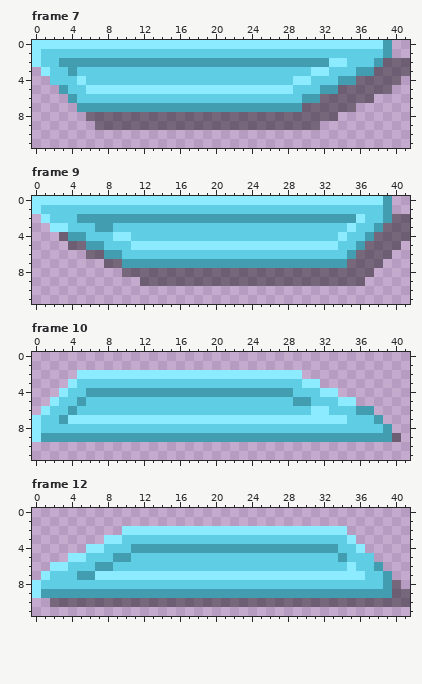
One commit to this pixel-art file: OneVersusOne/Sprites/Goal05.aseprite. The first picture shows the starting point.
42x12 pixels, 12 frames. Shown: frame 7, frame 9, frame 10, frame 12. The commit also changed other frames, which this record leaves out.
After the commit:
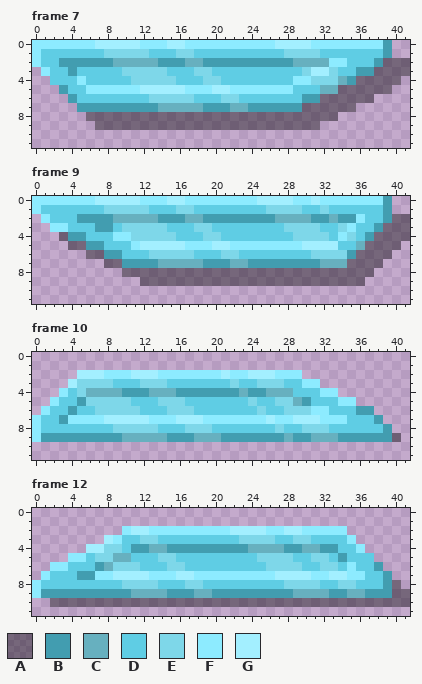
Palette (. is transparent): A #00000065  B #429db0  C #67b0bf  D #5fcde4  E #7ed7e9  F #8debff  G #a3efff
What changed:
Frame 7, layer "Ice":
y 0: x 7..11 FFFFF -> GGGGG; x 15..16 FF -> GG; x 27..30 FFFF -> GGGG
y 1: x 8..12 DDDDD -> EEEEE; x 16..17 DD -> EE; x 28..31 DDDD -> EEEE
y 2: x 9..13 BBBBB -> CCCCC; x 17..18 BB -> CC; x 29..32 BBBB -> CCCC
y 3: x 10..14 DDDDD -> EEEEE; x 18..19 DD -> EE; x 30..33 DFFD -> EGGE
y 4: x 11..15 DDDDD -> EEEEE; x 19..20 DD -> EE; x 31..34 DDDB -> EEEC
y 5: x 12..16 FFFFF -> GGGGG; x 20..21 FF -> GG; x 32..33 BB -> CC
y 6: x 13..17 DDDDD -> EEEEE; x 21..22 DD -> EE
y 7: x 14..18 BBBBB -> CCCCC; x 22..23 BB -> CC
Frame 9, layer "Ice":
y 0: x 7..11 FFFFF -> GGGGG; x 15..16 FF -> GG; x 25..28 FFFF -> GGGG; x 31 F -> G
y 1: x 8..12 DDDDD -> EEEEE; x 16..17 DD -> EE; x 26..29 DDDD -> EEEE; x 32 D -> E
y 2: x 9..13 BBBBB -> CCCCC; x 17..18 BB -> CC; x 27..30 BBBB -> CCCC; x 33 B -> C
y 3: x 10..14 DDDDD -> EEEEE; x 18..19 DD -> EE; x 28..31 DDDD -> EEEE; x 34 D -> E
y 4: x 11..15 DDDDD -> EEEEE; x 19..20 DD -> EE; x 29..32 DDDD -> EEEE; x 35 D -> E
y 5: x 12..16 FFFFF -> GGGGG; x 20..21 FF -> GG; x 30..33 FFFF -> GGGG; x 36 B -> C
y 6: x 13..17 DDDDD -> EEEEE; x 21..22 DD -> EE; x 31..34 DDDD -> EEEE
y 7: x 14..18 BBBBB -> CCCCC; x 22..23 BB -> CC; x 32..34 BBB -> CCC
Frame 10, layer "Ice":
y 2: x 5..7 FFF -> GGG; x 11..13 FFF -> GGG; x 21 F -> G; x 24..26 FFF -> GGG
y 3: x 4..8 FDDDD -> GEEEE; x 12..14 DDD -> EEE; x 22 D -> E; x 25..27 DDD -> EEE
y 4: x 5..9 DBBBB -> ECCCC; x 13..15 BBB -> CCC; x 23 B -> C; x 26..28 BBB -> CCC
y 5: x 6..10 DDDDD -> EEEEE; x 14..16 DDD -> EEE; x 24 D -> E; x 27..29 DDB -> EEC
y 6: x 7..11 DDDDD -> EEEEE; x 15..17 DDD -> EEE; x 25 D -> E; x 28..30 DDD -> EEE
y 7: x 8..12 FFFFF -> GGGGG; x 16..18 FFF -> GGG; x 26 F -> G; x 29..31 FFF -> GGG
y 8: x 9..13 DDDDD -> EEEEE; x 17..19 DDD -> EEE; x 27 D -> E; x 30..32 DDD -> EEE
y 9: x 10..14 BBBBB -> CCCCC; x 18..20 BBB -> CCC; x 28 B -> C; x 31..33 BBB -> CCC
Frame 12, layer "Ice":
y 2: x 11..12 FF -> GG; x 22..25 FFFF -> GGGG; x 28..29 FF -> GG
y 3: x 8 F -> G; x 12..13 DD -> EE; x 23..26 DDDD -> EEEE; x 29..30 DD -> EE
y 4: x 6..9 FFDD -> GGEE; x 13..14 BB -> CC; x 24..27 BBBB -> CCCC; x 30..31 BB -> CC
y 5: x 7..10 DDBB -> EECC; x 14..15 DD -> EE; x 25..28 DDDD -> EEEE; x 31..32 DD -> EE
y 6: x 8..11 BDDD -> CEEE; x 15..16 DD -> EE; x 26..29 DDDD -> EEEE; x 32..33 DD -> EE
y 7: x 9..12 FFFF -> GGGG; x 16..17 FF -> GG; x 27..30 FFFF -> GGGG; x 33..34 FF -> GG
y 8: x 10..13 DDDD -> EEEE; x 17..18 DD -> EE; x 28..31 DDDD -> EEEE; x 34..35 DD -> EE
y 9: x 11..14 BBBB -> CCCC; x 18..19 BB -> CC; x 29..32 BBBB -> CCCC; x 35..36 BB -> CC
Boxes around the changes in both pictures, in picture pixels (x1, y1, x2, y2):
changed: (95, 40, 248, 112)
changed: (275, 40, 347, 94)
changed: (95, 196, 365, 268)
changed: (68, 370, 338, 442)
changed: (86, 526, 365, 598)
